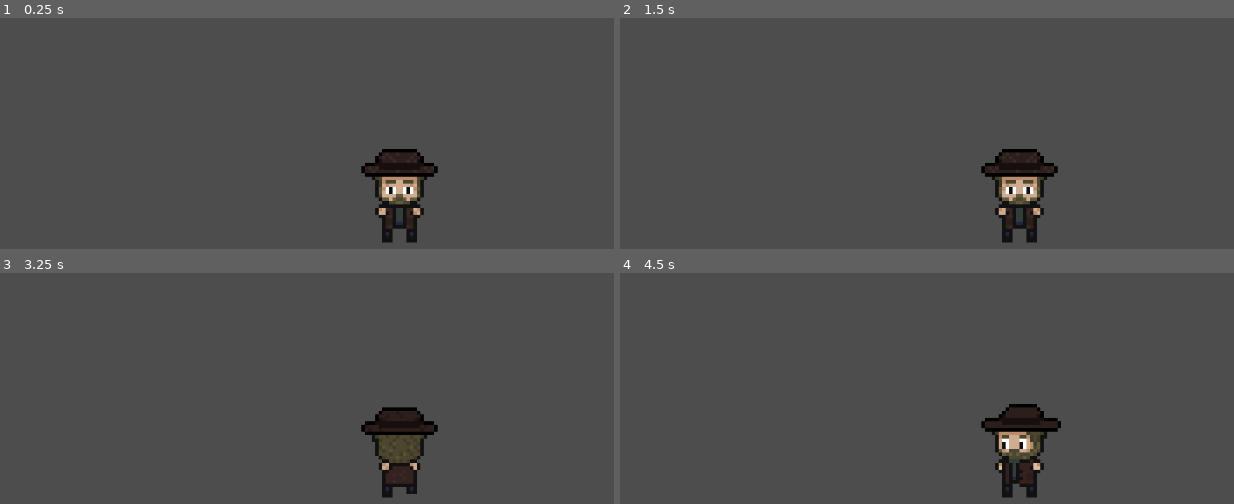
Above: before the commit, frames 1-4 (two rows, left to right).
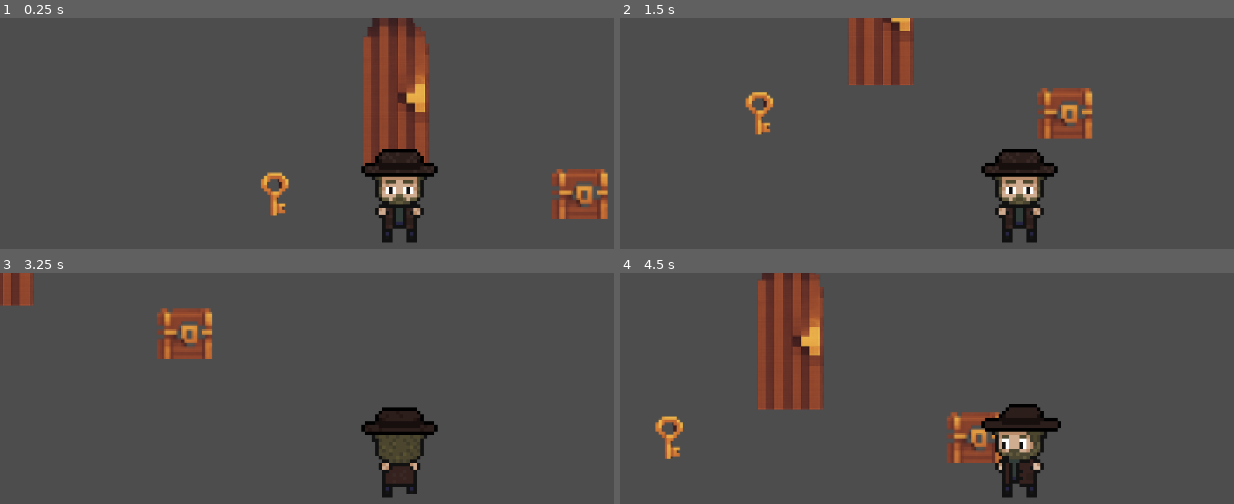
Above: after the commit, the same moments.

Repository: Flagos21/MinimalGames001
Game: Godot game, scene res://scenes/main.tscn
Two runs of this game, one before a commit and one after it. Both use one fixed random seed, a clock stepped at 60 frames per second and the inputs below. Before the commit the project starts from res://scenes/player/player.tscn.
Inputs:
- Up to frame 1 (0.25 s): no input
- Up to frame 2 (1.5 s): hold D (move_right) 0.53-1.28 s; tap E (interact, bound only after the commit) at 0.6 s; tap Enter at 1.25 s; hold S (move_down) from 1.28 s (still down); tap Shift (sprint) at 1.35 s
- Up to frame 3 (3.25 s): tap E (interact, bound only after the commit) at 1.55, 2.1, 2.85 s; release S (move_down) at 2.03 s; hold D (move_right) 2.03-2.78 s; tap Space at 2.75 s; hold W (move_up) from 2.78 s (still down)
- Up to frame 4 (4.5 s): release W (move_up) at 3.53 s; hold Shift (sprint) 3.53-4.28 s; hold A (move_left) from 3.53 s (still down); tap E (interact, bound only after the commit) at 3.8, 4.35 s

The runs differ from the first frame. In frame 1, 8.3% of the frame differs, in the area x 42-100%, y 0-88%; in frame 2, 5.3%; in frame 3, 2.5%; in frame 4, 8.2%.

Commit message:
feat: Interacciones con item, cofre y puerta

Diff:
--- a/project.godot
+++ b/project.godot
@@ -11,7 +11,7 @@
 [application]
 
 config/name="MinimalGames001"
-run/main_scene="uid://p7jqhli5k58f"
+run/main_scene="uid://iicgvgpyyetc"
 config/features=PackedStringArray("4.4", "Forward Plus")
 config/icon="res://icon.svg"
 
@@ -46,6 +46,11 @@
 "events": [Object(InputEventKey,"resource_local_to_scene":false,"resource_name":"","device":-1,"window_id":0,"alt_press …(195 unchanged characters)…
 ]
 }
+interact={
+"deadzone": 0.2,
+"events": [Object(InputEventKey,"resource_local_to_scene":false,"resource_name":"","device":-1,"window_id":0,"alt_pressed":false,"shift_pressed":false,"ctrl_pressed":false,"meta_pressed":false,"pressed":false,"keycode":0,"physical_keycode":69,"key_label":0,"unicode":101,"location":0,"echo":false,"script":null)
+]
+}
 
 [rendering]
 
--- /dev/null
+++ b/scenes/interactables/chest.tscn
@@ -0,0 +1,28 @@
+[gd_scene load_steps=5 format=3 uid="uid://b4rhspbe8qkf2"]
+
+[ext_resource type="Script" uid="uid://l8mbfic33h8l" path="res://scripts/interactables/chest.gd" id="1_6vl4s"]
+[ext_resource type="Texture2D" uid="uid://bs5p7h5ri1d7h" path="res://assets/interactables/chest/chest.png" id="1_nvuik"]
+
+[sub_resource type="RectangleShape2D" id="RectangleShape2D_6vl4s"]
+size = Vector2(32, 30)
+
+[sub_resource type="RectangleShape2D" id="RectangleShape2D_k73g1"]
+size = Vector2(36, 34)
+
+[node name="Chest" type="StaticBody2D"]
+scale = Vector2(0.5, 0.5)
+script = ExtResource("1_6vl4s")
+
+[node name="Sprite2D" type="Sprite2D" parent="."]
+texture = ExtResource("1_nvuik")
+
+[node name="CollisionShape2D" type="CollisionShape2D" parent="."]
+shape = SubResource("RectangleShape2D_6vl4s")
+
+[node name="InteractionArea" type="Area2D" parent="."]
+
+[node name="CollisionShape2D" type="CollisionShape2D" parent="InteractionArea"]
+shape = SubResource("RectangleShape2D_k73g1")
+
+[connection signal="body_entered" from="InteractionArea" to="." method="_on_interaction_area_body_entered"]
+[connection signal="body_exited" from="InteractionArea" to="." method="_on_interaction_area_body_exited"]
--- /dev/null
+++ b/scenes/interactables/door.tscn
@@ -0,0 +1,30 @@
+[gd_scene load_steps=5 format=3 uid="uid://ditegxihp6dtd"]
+
+[ext_resource type="Script" uid="uid://vhtolinryneq" path="res://scripts/interactables/door.gd" id="1_fnoyy"]
+[ext_resource type="Texture2D" uid="uid://dn3sxhtbsvpj1" path="res://assets/interactables/door/door.png" id="1_qq3h0"]
+
+[sub_resource type="RectangleShape2D" id="RectangleShape2D_fnoyy"]
+size = Vector2(64, 125)
+
+[sub_resource type="RectangleShape2D" id="RectangleShape2D_xetrc"]
+size = Vector2(76, 136)
+
+[node name="Door" type="StaticBody2D"]
+scale = Vector2(0.3, 0.3)
+script = ExtResource("1_fnoyy")
+
+[node name="CollisionShape2D" type="CollisionShape2D" parent="."]
+position = Vector2(0, 10.5)
+shape = SubResource("RectangleShape2D_fnoyy")
+
+[node name="Sprite2D" type="Sprite2D" parent="."]
+texture = ExtResource("1_qq3h0")
+
+[node name="InteractionArea" type="Area2D" parent="."]
+
+[node name="CollisionShape2D" type="CollisionShape2D" parent="InteractionArea"]
+position = Vector2(0, 11)
+shape = SubResource("RectangleShape2D_xetrc")
+
+[connection signal="body_entered" from="InteractionArea" to="." method="_on_interaction_area_body_entered"]
+[connection signal="body_exited" from="InteractionArea" to="." method="_on_interaction_area_body_exited"]
--- /dev/null
+++ b/scenes/interactables/key.tscn
@@ -0,0 +1,22 @@
+[gd_scene load_steps=4 format=3 uid="uid://cc5dk576axp5t"]
+
+[ext_resource type="Texture2D" uid="uid://bt6wneb17ycx4" path="res://assets/interactables/key/key.png" id="1_joc56"]
+[ext_resource type="Script" uid="uid://jq1mg8fr4xt1" path="res://scripts/interactables/key.gd" id="1_owfkr"]
+
+[sub_resource type="RectangleShape2D" id="RectangleShape2D_joc56"]
+size = Vector2(40, 60)
+
+[node name="Key" type="Area2D"]
+z_index = 1
+scale = Vector2(0.25, 0.25)
+script = ExtResource("1_owfkr")
+
+[node name="Sprite2D" type="Sprite2D" parent="."]
+texture = ExtResource("1_joc56")
+
+[node name="CollisionShape2D" type="CollisionShape2D" parent="."]
+position = Vector2(-2.01166e-06, 1.19209e-06)
+shape = SubResource("RectangleShape2D_joc56")
+
+[connection signal="body_entered" from="." to="." method="_on_body_entered"]
+[connection signal="body_exited" from="." to="." method="_on_body_exited"]
--- a/scenes/main.tscn
+++ b/scenes/main.tscn
@@ -1,4 +1,9 @@
-[gd_scene format=3 uid="uid://iicgvgpyyetc"]
+[gd_scene load_steps=5 format=3 uid="uid://iicgvgpyyetc"]
+
+[ext_resource type="PackedScene" uid="uid://cc5dk576axp5t" path="res://scenes/interactables/key.tscn" id="1_o5qli"]
+[ext_resource type="PackedScene" uid="uid://p7jqhli5k58f" path="res://scenes/player/player.tscn" id="2_0wfyh"]
+[ext_resource type="PackedScene" uid="uid://b4rhspbe8qkf2" path="res://scenes/interactables/chest.tscn" id="3_sugp2"]
+[ext_resource type="PackedScene" uid="uid://ditegxihp6dtd" path="res://scenes/interactables/door.tscn" id="4_jyhfs"]
 
 [node name="Main" type="Control"]
 layout_mode = 3
@@ -7,3 +12,15 @@
 anchor_bottom = 1.0
 grow_horizontal = 2
 grow_vertical = 2
+
+[node name="Player" parent="." instance=ExtResource("2_0wfyh")]
+position = Vector2(120, 67)
+
+[node name="Key" parent="." instance=ExtResource("1_o5qli")]
+position = Vector2(84, 53)
+
+[node name="Chest" parent="." instance=ExtResource("3_sugp2")]
+position = Vector2(172, 53)
+
+[node name="Door" parent="." instance=ExtResource("4_jyhfs")]
+position = Vector2(119, 23)
--- a/scenes/player/player.tscn
+++ b/scenes/player/player.tscn
@@ -10,6 +10,7 @@
 [ext_resource type="Texture2D" uid="uid://bku4wsl02wcpu" path="res://assets/player/animations/Animacion_personaje_1_frente_correr_32x32.sprite-Sheet.png" id="6_je7p5"]
 [ext_resource type="Texture2D" uid="uid://p28v5wlgf22w" path="res://assets/player/animations/Animacion_personaje_1_frente_caminar_32x32.sprite-Sheet.png" id="7_fm80t"]
 [ext_resource type="Texture2D" uid="uid://mn7s6s2j54x" path="res://assets/player/animations/Animacion_personaje_1_caminar_32x32.sprite-Sheet.png" id="7_qek5x"]
+[ext_resource type="Texture2D" uid="uid://bt6wneb17ycx4" path="res://assets/interactables/key/key.png" id="11_je7p5"]
 
 [sub_resource type="AtlasTexture" id="AtlasTexture_qek5x"]
 atlas = ExtResource("2_p47bc")
@@ -342,7 +343,8 @@
 [sub_resource type="RectangleShape2D" id="RectangleShape2D_5gtgg"]
 size = Vector2(10, 11)
 
-[node name="Player" type="CharacterBody2D"]
+[node name="Player" type="CharacterBody2D" groups=["player"]]
+z_index = 2
 script = ExtResource("1_dovo2")
 
 [node name="Sprite" type="AnimatedSprite2D" parent="."]
@@ -356,3 +358,13 @@
 
 [node name="Camera" type="Camera2D" parent="."]
 zoom = Vector2(5, 5)
+
+[node name="Hand" type="Node2D" parent="."]
+visible = false
+position = Vector2(5, -9)
+
+[node name="HeldItemSprite" type="Sprite2D" parent="Hand"]
+position = Vector2(2, 7.10543e-15)
+rotation = -1.5708
+scale = Vector2(0.1, 0.1)
+texture = ExtResource("11_je7p5")
--- /dev/null
+++ b/scripts/interactables/chest.gd
@@ -0,0 +1,39 @@
+extends StaticBody2D
+
+# Este cofre solo se abre si el jugador tiene la llave llamada item (revisa el inventario)
+
+# Una variable para saber si el cofre ya fue abierto
+var is_open = false
+
+# La función que el jugador llamará al presionar "E"
+func interact(player):
+	# Si ya está abierto, no hacemos nada
+	if is_open:
+		print("El cofre ya está abierto.")
+		return # 'return' detiene la función aquí
+
+	# Revisamos el inventario del jugador
+	if player.has_item("key"):
+		print("¡Usaste la llave! El cofre se abre.")
+		is_open = true
+
+		# (FUTURO) Aquí podrías cambiar el sprite a un cofre abierto
+		# $Sprite2D.texture = load("res://assets/interactables/chest_open.png")
+
+		# (FUTURO) Aquí podrías darle loot al jugador
+		# player.inventory.append("gold_coin")
+	else:
+		print("El cofre está cerrado. Necesitas una llave.")
+
+# --- ¡ESTAS FUNCIONES SON LAS MISMAS QUE EN LA LLAVE! ---
+# Solo cambia el nombre del método porque conectamos la señal desde un nodo hijo
+
+# Cuando el jugador entra en el área, nos registramos con él
+func _on_interaction_area_body_entered(body):
+	if body.is_in_group("player"):
+		body.register_interactable(self)
+
+# Cuando el jugador sale del área, nos damos de baja
+func _on_interaction_area_body_exited(body):
+	if body.is_in_group("player"):
+		body.unregister_interactable(self)
--- /dev/null
+++ b/scripts/interactables/door.gd
@@ -0,0 +1,29 @@
+extends StaticBody2D
+
+#Variable si la puerta esta abierta, comienza como cerrada
+var is_open = false
+
+func interact(player):
+	if is_open:
+		return
+
+	is_open = true
+	print("La puerta se ha abierto y ha desaparecido.") # Mensaje actualizado
+
+	# 1. Hacemos que la puerta entera (y sus hijos) sea invisible.
+	visible = false
+	# 2. Seguimos desactivando la colisión. Esto es importante.
+	#    Aunque la puerta sea invisible, si su colisión estuviera activa,
+	#    seguiría bloqueando el paso del jugador.
+	$CollisionShape2D.disabled = true
+
+	# 3. Nos damos de baja de la interacción.
+	player.unregister_interactable(self)
+
+func _on_interaction_area_body_entered(body):
+	if body.is_in_group("player"):
+		body.register_interactable(self)
+
+func _on_interaction_area_body_exited(body):
+	if body.is_in_group("player"):
+		body.unregister_interactable(self)
--- /dev/null
+++ b/scripts/interactables/key.gd
@@ -0,0 +1,18 @@
+extends Area2D
+
+# Esta es la función que el jugador llamará cuando presione "E"
+func interact(player):
+	# La lógica de ser recogido ahora vive aquí
+	player.inventory.append("key")
+	print("Se ha añadido 'key' al inventario. Inventario actual: ", player.inventory)
+	queue_free() # La llave se autodestruye
+
+# Cuando el jugador entra en el área, nos registramos con él
+func _on_body_entered(body):
+	if body.is_in_group("player"):
+		body.register_interactable(self)
+
+# Cuando el jugador sale del área, nos damos de baja
+func _on_body_exited(body):
+	if body.is_in_group("player"):
+		body.unregister_interactable(self)
--- a/scripts/player/player.gd
+++ b/scripts/player/player.gd
@@ -7,10 +7,45 @@
 var is_running := false
 var last_direction := Vector2.DOWN  # Por defecto, mirando abajo
 
+#Referencia para el sprite del item sostenido en la mano
+#@onready var held_item_sprite = $Hand/HeldItemSprite
+
+#Funcion que actualiza visualmente el item sostenido en la mano
+#func update_held_item_visual():
+#	# Preguntamos: ¿Está el item "key" en nuestro inventario?
+#	if has_item("key"):
+#		# Si es así, hacemos visible el sprite de la llave.
+#		held_item_sprite.visible = true
+#	else:
+#		# Si no, nos aseguramos de que esté invisible.
+#		held_item_sprite.visible = false
+
+# Guardará el objeto con el que podemos interactuar si esta cerca
+var interactable_in_range = null
+
+#Se agrega inventario basico para almacenar la llave
+var inventory = []
+
+#Funcion para validar si el usuario tiene algun item en concreto
+func has_item(item_name):
+	return item_name in inventory
+
+func register_interactable(obj):
+	interactable_in_range = obj
+
+func unregister_interactable(obj):
+	# Nos aseguramos de no borrar la referencia si ya hemos entrado en otra área
+	if interactable_in_range == obj:
+		interactable_in_range = null
+
 func _physics_process(delta):
+	# Lógica de Interacción
+	if Input.is_action_just_pressed("interact") and interactable_in_range != null:
+		interactable_in_range.interact(self) # Le decimos al objeto que interactúe
 	get_input()
 	move_and_slide()
 	update_animation()
+#	update_held_item_visual()
 
 func get_input():
 	direction = Vector2.ZERO
Binary file added: assets/interactables/chest/chest.png
Not shown, added: assets/interactables/chest/chest.png.import
Binary file added: assets/interactables/door/door.png
Not shown, added: assets/interactables/door/door.png.import
Binary file added: assets/interactables/key/key.png
Not shown, added: assets/interactables/key/key.png.import
Not shown: 1 places in scenes/player/player.tscn that only renumber resources
Not shown, added: scripts/interactables/chest.gd.uid
Not shown, added: scripts/interactables/door.gd.uid
Not shown, added: scripts/interactables/key.gd.uid
